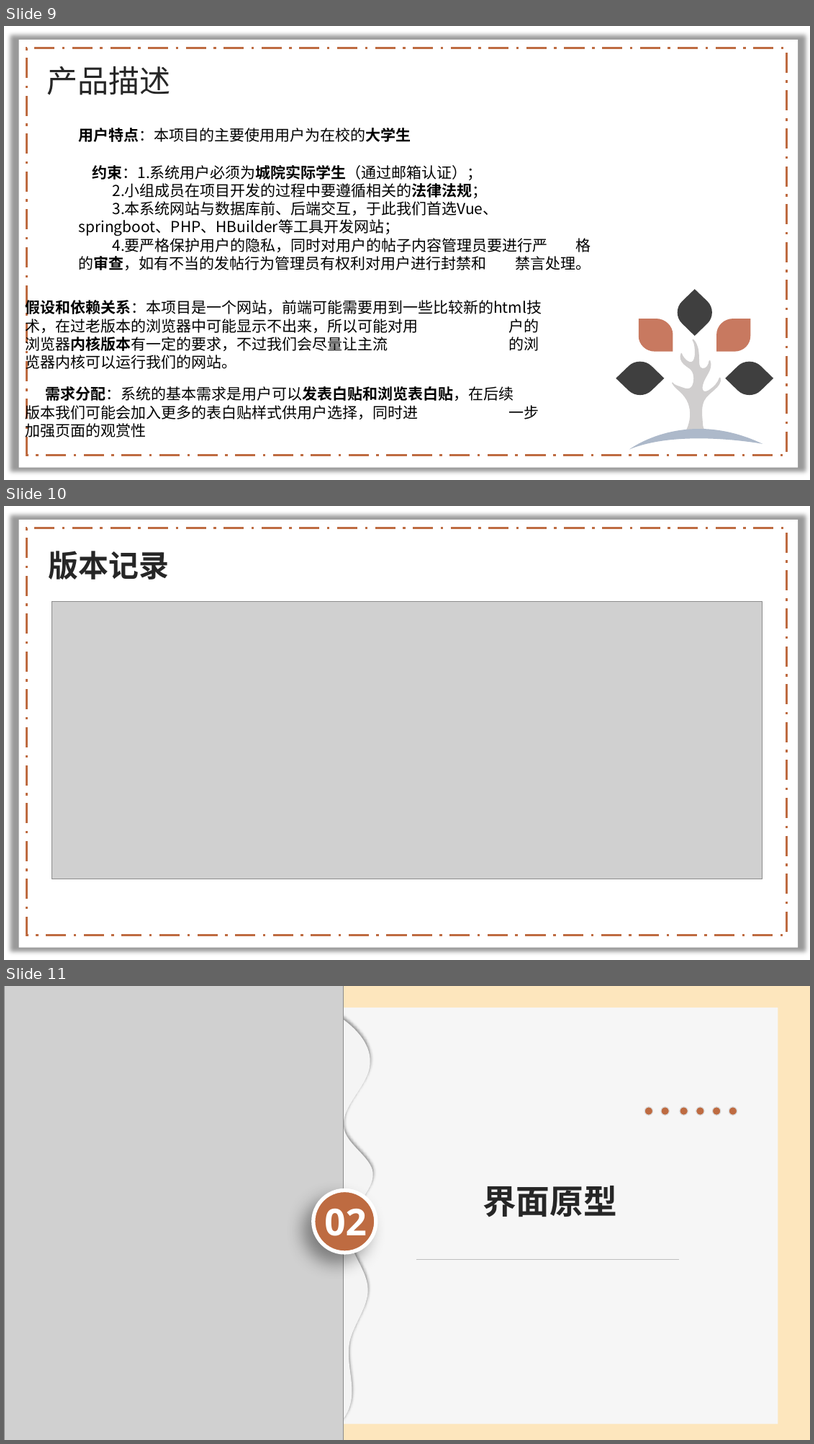
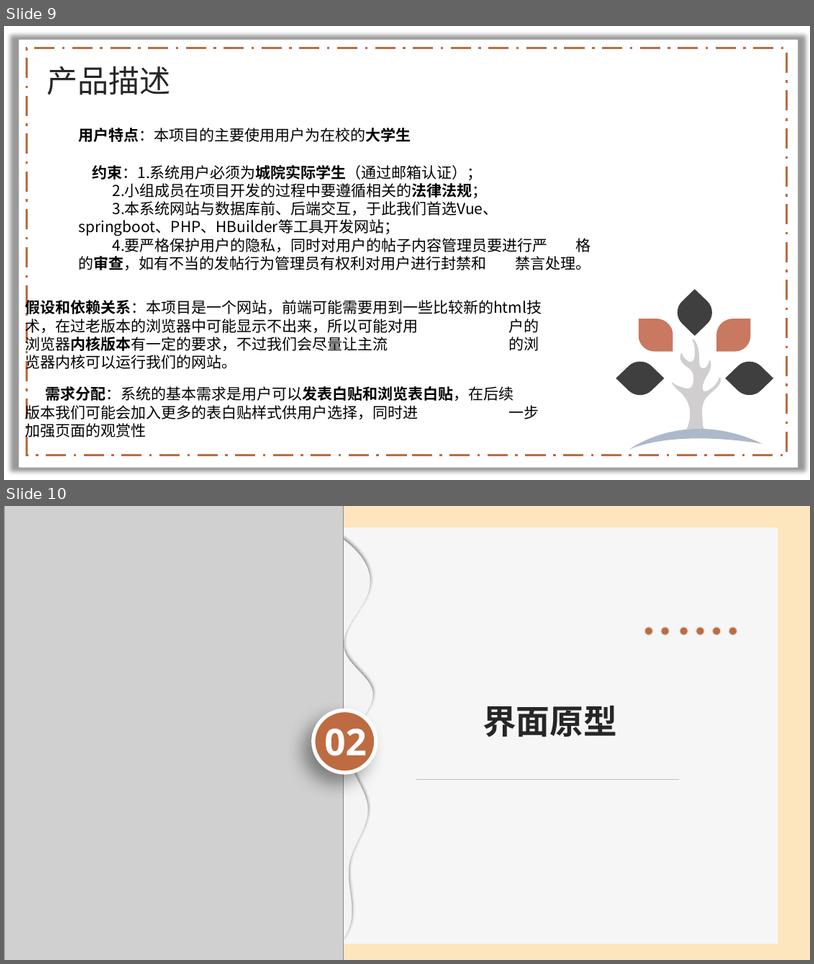
Before and after one commit to lenovo-wu/G11ZUCC, a slide deck: 需求规格说明.pptx. Shown one above the other, each under a label of ours: slides 9, 10 and 11 before the commit, slides 9 and 10 after it. The pictures are 814x1444 and 814x964 pixels, drawn with LibreOffice and Linux fonts; fonts in the diff are those of the drawing; grey boxes stand for pictures; background and template pictures are left out. Boxes give left, top, right and bottom in pixels: in the first picture for what was removed or moved away, otherwise in the second. Text is boxed around its words. In the diff, an @@ line names an element or a change of style, - is before the commit and + after.

```diff
--- a/需求规格说明.pptx
+++ b/需求规格说明.pptx
@@ slide 10 removed at [4, 506, 810, 960], background picture (left out); not listed: 2 template elements that a slide beside it also shows @@
@@ text removed at [49, 551, 170, 579] @@
-版本记录
@@ picture removed at [52, 601, 763, 879] @@
@@ what was slide 11 is now slide 10 @@
```
Also in this commit, not shown: 4 slides changed, 1 slide added, 3 other slides removed.
